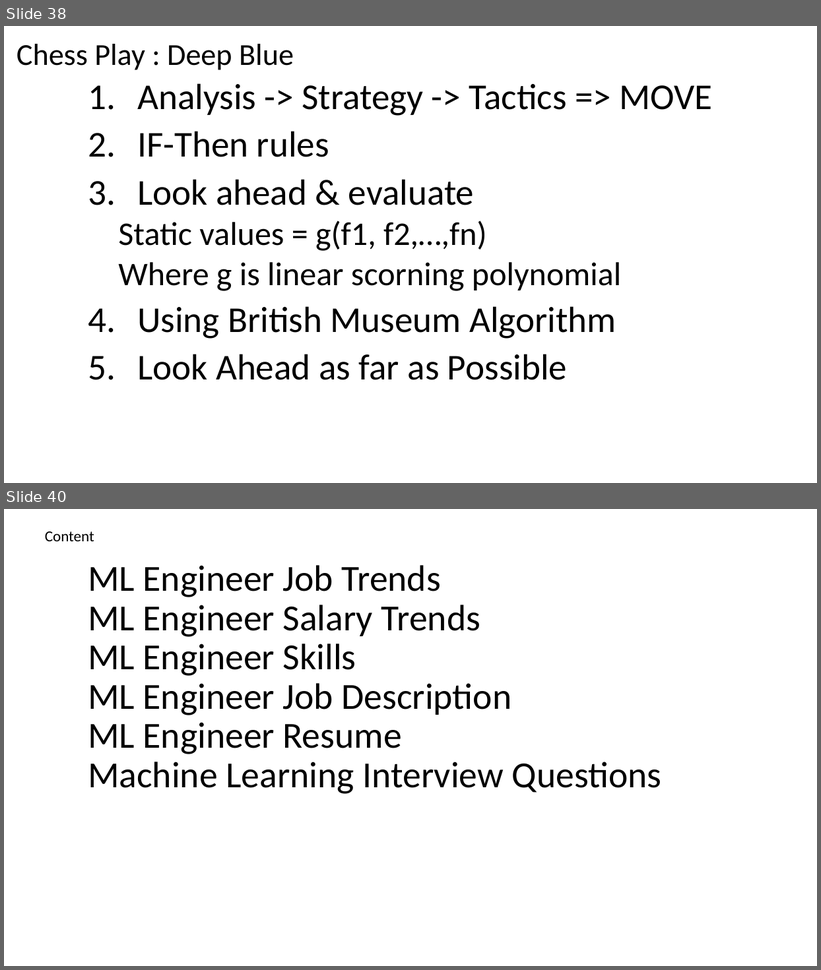
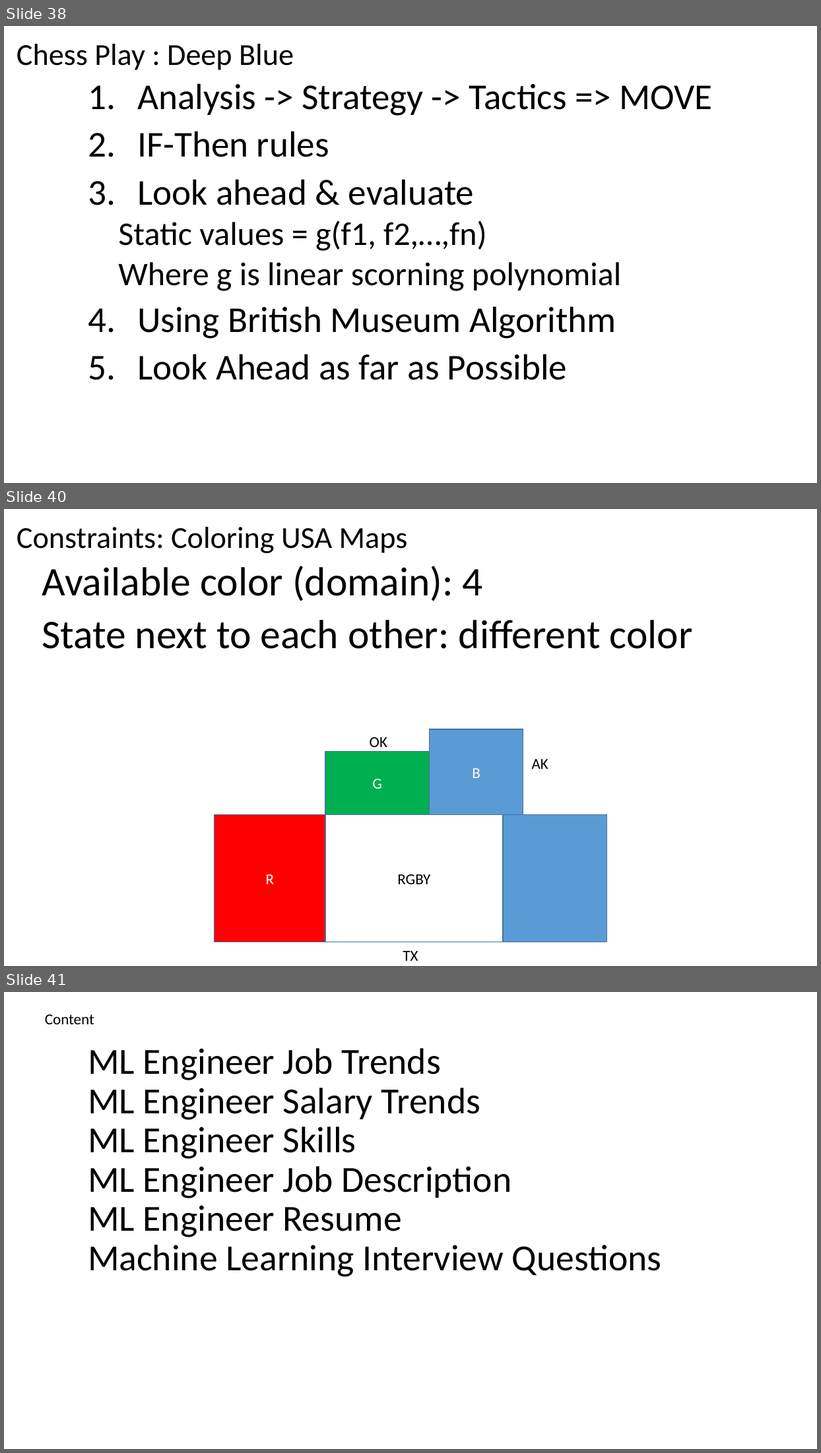
Before and after one commit to renshan2/accesspy, a slide deck: AI-ML-DL/Machine Learning.pptx. Shown one above the other, each under a label of ours: slides 38 and 40 before the commit, slides 38, 40 and 41 after it; the slides between them are not shown. The pictures are 821x970 and 821x1453 pixels, drawn with LibreOffice and Linux fonts; fonts in the diff are those of the drawing. Boxes give left, top, right and bottom in pixels: in the first picture for what was removed or moved away, otherwise in the second. Text is boxed around its words. In the diff, an @@ line names an element or a change of style, - is before the commit and + after.

```diff
--- a/AI-ML-DL/Machine Learning.pptx
+++ b/AI-ML-DL/Machine Learning.pptx
@@ slide 40 added at [4, 509, 817, 966], background #FFFFFF @@
@@ text added at [17, 527, 408, 553], 36 pt, text #000000 @@
+Constraints: Coloring USA Maps
@@ subtitle added at [42, 566, 693, 649], 48 pt, text #000000 @@
+Available color (domain): 4
+State next to each other: different color
@@ text added at [370, 737, 387, 752], 18 pt, text #000000 @@
+OK
@@ rectangle added at [429, 729, 523, 815], fill #5B9BD5, outline #43739E 1 pt, 18 pt, text #FFFFFF @@
+B
@@ rectangle added at [325, 751, 429, 815], fill #00B050, outline #43739E 1 pt, 18 pt, text #FFFFFF @@
+G
@@ text added at [532, 759, 548, 769], 18 pt, text #000000 @@
+AK
@@ rectangle added at [215, 815, 325, 943], fill #FF0000, outline #43739E 1 pt, 18 pt, text #FFFFFF @@
+R
@@ rectangle added at [325, 815, 503, 943], outline #43739E 1 pt, 18 pt, text #000000 @@
+RGBY
@@ rectangle added at [503, 815, 607, 943], fill #5B9BD5, outline #43739E 1 pt @@
@@ text added at [403, 951, 418, 961], 18 pt, text #000000 @@
+TX
@@ what was slide 40 is now slide 41 @@
```
Also in this commit, not shown: 1 slide changed.
